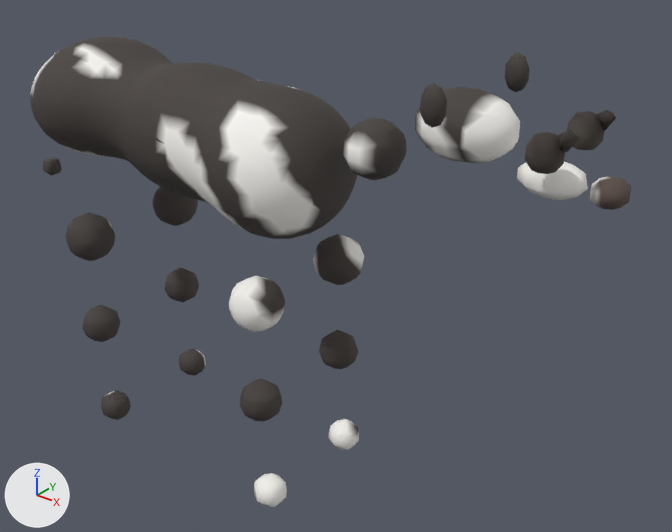
Before and after pictures for a commit that changed the glTF model assets/animals/cattle.glb.
The view is the same before and after, from a camera (50 mm lens) standing at (1.722, -1.605, 1.692) and looking at (0.359, 0.099, 0.635). Every picture has the same lights, and +X, +Y and +Z are marked at lower left. The picture after the commit comes second. Vertices at exactly the same position are counted once.

Names of what the first picture shows: 'cattle'.
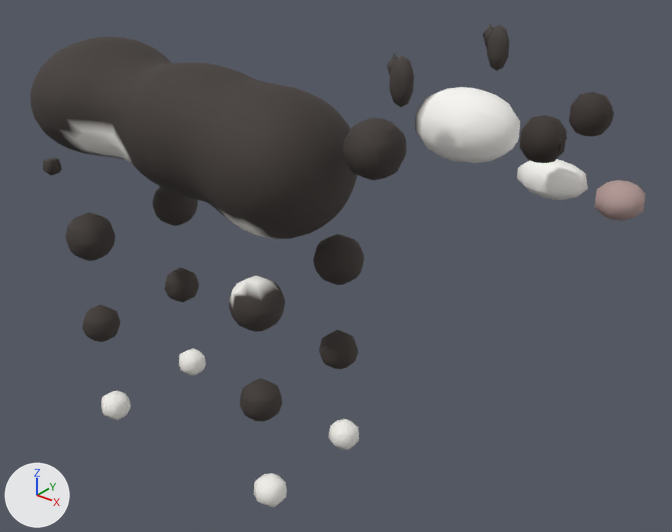
Changed parts and their boxes (x1, y1, x2, y2) in the pictures (672 x 532 px; the box of a moved part takes in the faces that stretch with it):
'cattle', reshaped
    before: (30, 37, 631, 507)
    after: (30, 24, 645, 507)
part 1 of me_mesh, moved or reshaped
    before: (567, 111, 604, 150)
    after: (569, 92, 613, 136)
part 2 of me_mesh, moved or reshaped
    before: (525, 132, 565, 174)
    after: (519, 115, 567, 163)
part 3 of me_mesh, moved or reshaped
    before: (590, 176, 631, 210)
    after: (595, 180, 645, 221)
part 4 of me_mesh, moved or reshaped
    before: (504, 52, 530, 92)
    after: (487, 25, 510, 71)
part 5 of me_mesh, moved or reshaped
    before: (420, 83, 447, 128)
    after: (389, 55, 414, 107)
part 6 of me_mesh, reshaped
    before: (559, 110, 616, 152)
    after: (387, 24, 614, 152)
part 7 of me_mesh, recoloured
    both: (30, 40, 584, 499)

The edits, one by one:
me_mesh is used by ob_cattle; location (0.0, 0.0, 0.0).
me_mesh had 2868 vertices, 5640 faces and spanned x -0.72..1.14, y -0.23..0.23, z 0.02..1.24.
me_mesh now has 2906 vertices, 5704 faces and spans x -0.72..1.17, y -0.23..0.23, z 0.02..1.29.
me_mesh part 1: the loose piece of 34 vertices spanning x 0.96..1.04, y 0.05..0.12, z 1.09..1.17 is moved by (0.0, 0.01, 0.03).
me_mesh part 2: the loose piece of 34 vertices spanning x 0.96..1.04, y -0.12..-0.05, z 1.09..1.17 is moved by (0.0, -0.02, 0.03).
me_mesh part 3: the loose piece of 34 vertices spanning x 1.06..1.14, y -0.04..0.04, z 1.02..1.08 is moved by (0.02, 0.0, -0.01).
me_mesh part 4: the loose piece of 34 vertices spanning x 0.77..0.83, y 0.14..0.18, z 1.16..1.24 is moved by (-0.06, 0.02, 0.04).
me_mesh part 5: the loose piece of 34 vertices spanning x 0.77..0.83, y -0.18..-0.14, z 1.16..1.24 is moved by (-0.06, -0.02, 0.04).
Part 6, on me_mesh:
10 vertices are removed from x 1.02..1.06, y -0.08..0.11, z 1.14..1.18.
24 faces are deleted.
2 vertices move from x 1.04..1.06, y -0.11..0.08, z 1.17 to x 1.01..1.04, y -0.12..0.09, z 1.17.
48 vertices are added at x 0.7..1.16, y -0.19..0.19, z 1.03..1.29.
88 new faces join them.
me_mesh part 7: 5222 kept faces spanning x -0.72..1.05, y -0.23..0.23, z 0.02..1.19 get new vertex colours; the middle colour goes from dark grey #453f3c to dark grey #3f3835.
